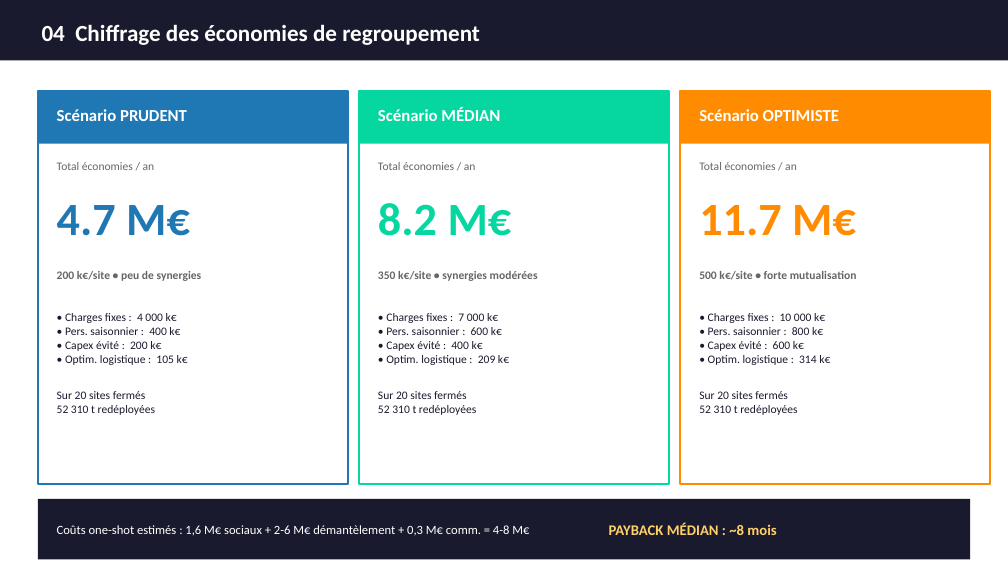
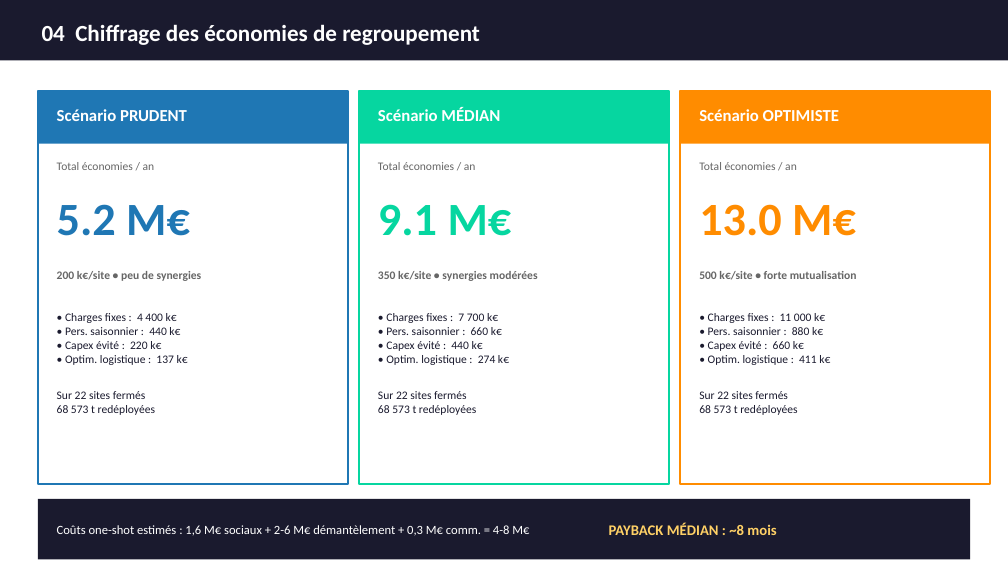
Before and after one commit to BOHG59/zone-flandres-carte, a slide deck: slide 10 of fusion_flandre_codir.pptx. Drawn at 1008x567 pixels with LibreOffice and Linux fonts; fonts in the diff are those of the drawing. Boxes give left, top, right and bottom in pixels: in the first picture for what was removed or moved away, otherwise in the second. Text is boxed around its words. In the diff, an @@ line names an element or a change of style, - is before the commit and + after.

Commit message:
Flandre etendue jusque Hardelot/Boulonnais (lng 1.50-3.05): 65 sites, 9.1 ME/an

```diff
--- a/fusion_flandre_codir.pptx
+++ b/fusion_flandre_codir.pptx
@@ text at <box>57,204,190,236</box>: text changed @@
-4.7 M€
+5.2 M€
@@ text at <box>378,204,512,236</box>: text changed @@
-8.2 M€
+9.1 M€
@@ text at <box>699,204,856,236</box>: text changed @@
-11.7 M€
+13.0 M€
@@ text at <box>57,313,188,415</box>: text changed @@
-• Charges fixes : 4 000 k€
-• Pers. saisonnier : 400 k€
-• Capex évité : 200 k€
-• Optim. logistique : 105 k€
-Sur 20 sites fermés
-52 310 t redéployées
+• Charges fixes : 4 400 k€
+• Pers. saisonnier : 440 k€
+• Capex évité : 220 k€
+• Optim. logistique : 137 k€
+Sur 22 sites fermés
+68 573 t redéployées
@@ text at <box>378,313,509,415</box>: text changed @@
-• Charges fixes : 7 000 k€
-• Pers. saisonnier : 600 k€
-• Capex évité : 400 k€
-• Optim. logistique : 209 k€
-Sur 20 sites fermés
-52 310 t redéployées
+• Charges fixes : 7 700 k€
+• Pers. saisonnier : 660 k€
+• Capex évité : 440 k€
+• Optim. logistique : 274 k€
+Sur 22 sites fermés
+68 573 t redéployées
@@ text at <box>699,313,830,415</box>: text changed @@
-• Charges fixes : 10 000 k€
-• Pers. saisonnier : 800 k€
-• Capex évité : 600 k€
-• Optim. logistique : 314 k€
-Sur 20 sites fermés
-52 310 t redéployées
+• Charges fixes : 11 000 k€
+• Pers. saisonnier : 880 k€
+• Capex évité : 660 k€
+• Optim. logistique : 411 k€
+Sur 22 sites fermés
+68 573 t redéployées
```
Also in this commit, not shown: 10 other slides changed, 3 other files.
